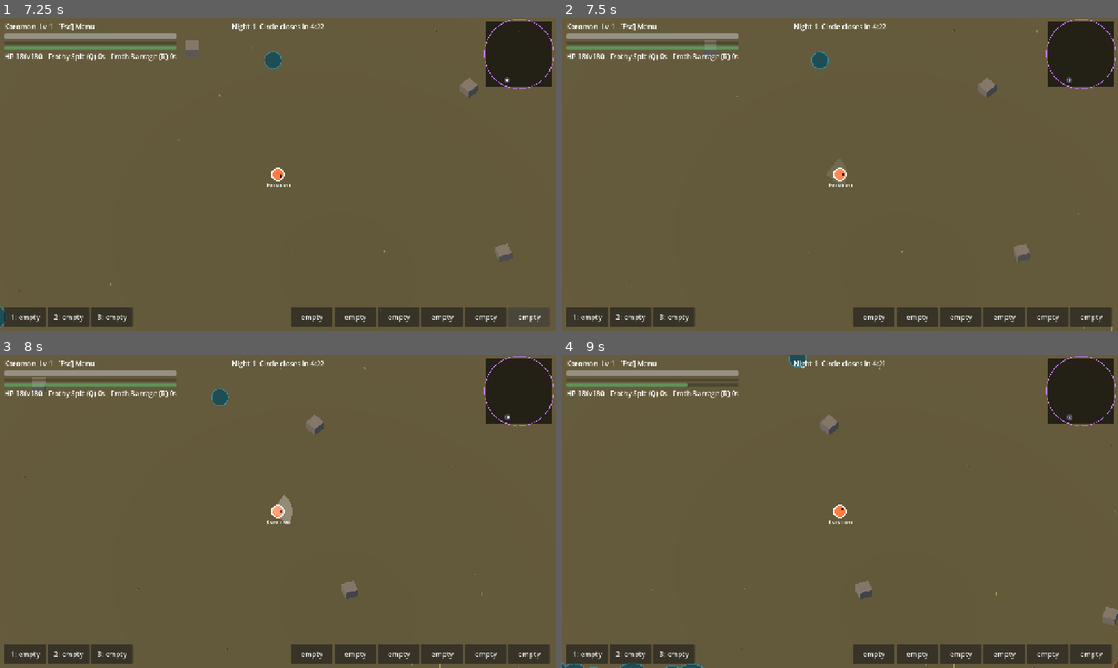
Above: before the commit, frames 1-4 (two rows, left to right).
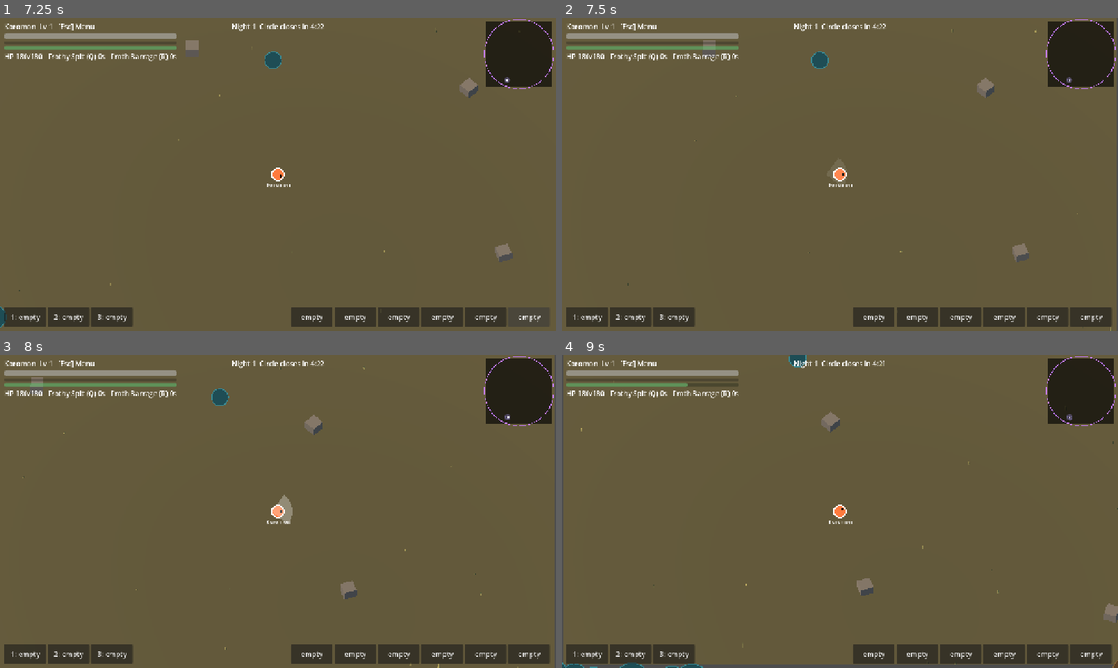
Above: after the commit, the same moments.

Repository: balaxguns/Digirogue-Coop
Game: Godot game, scene res://bugfixes-menu-down-update/scenes/run.tscn
Two runs of this game, one before a commit and one after it. Both use one fixed random seed, a clock stepped at 60 frames per second and the inputs below. This scene is started directly instead of the project's main scene.
Inputs (mouse positions are in pixels of both pictures, inside the frame that each line leads up to):
- Up to frame 1 (7.25 s): click "1: empty" at 0.5 s; click "2: empty" at 1.25 s; click "3: empty" at 2 s; click "empty" at 2.75 s; click "empty" at 3.5 s; click "empty" at 4.25 s; click "empty" at 5 s; click "empty" at 5.75 s; click "empty" at 6.5 s
- Up to frame 2 (7.5 s): tap Enter at 7.25 s; move the mouse to (962, 158) at 7.27 s; press the mouse at (962, 158) at 7.28 s; hold D (move_right) from 7.28 s (still down)
- Up to frame 3 (8 s): keep holding D (move_right)
- Up to frame 4 (9 s): release D (move_right) at 8 s; release the mouse at (962, 495) at 8 s; drag from (728, 527) to (812, 574) at 8.02 s; tap Space (dodge) at 8.75, 8.85 s; move the mouse to (895, 442) at 8.77 s; hold D (move_right) from 8.78 s (still down)

Frame 1 is identical in both runs. In frame 2, 0.2% of the frame differs, in the area x 11-100%, y 0-100%; in frame 3, 0.2%; in frame 4, 0.3%, in the area x 0-100%, y 0-100%.

Commit message:
Synchronize 3D terrain and 2D gameplay to actual camera center including edge clamping

Diff:
--- a/scripts/run.gd
+++ b/scripts/run.gd
@@ -90,7 +90,8 @@
 	if terrain_view.size != target:
 		terrain_view.size = target
 	terrain_camera.size = vp.y * TERRAIN_SCALE
-	terrain_camera.position = Vector3((P.pos.x - WORLD * 0.5) * TERRAIN_SCALE, 450.0, (P.pos.y - WORLD * 0.5) * TERRAIN_SCALE)
+	var center: Vector2 = cam.get_screen_center_position()
+	terrain_camera.position = Vector3((center.x - WORLD * 0.5) * TERRAIN_SCALE, 450.0, (center.y - WORLD * 0.5) * TERRAIN_SCALE)
 
 func nm() -> String:
 	return Data.ROSTER[P.line].stages[P.stage]
@@ -1144,11 +1145,12 @@
 func _draw() -> void:
 	if P.is_empty() or R.is_empty(): return
 	var vp := get_viewport_rect().size
-	var view := Rect2(P.pos - vp / 2.0 - Vector2(80, 80), vp + Vector2(160, 160))
+	var screen_center: Vector2 = cam.get_screen_center_position()
+	var view := Rect2(screen_center - vp / 2.0 - Vector2(80, 80), vp + Vector2(160, 160))
 	if R.mode == "night":
 		# The 3D orthographic terrain replaces the old flat colored biome tiles.
 		if terrain_view != null:
-			draw_texture_rect(terrain_view.get_texture(), Rect2(P.pos - vp * 0.5, vp), false)
+			draw_texture_rect(terrain_view.get_texture(), Rect2(screen_center - vp * 0.5, vp), false)
 		draw_arc(R.fc, 440.0, 0.0, TAU, 48, Color(0.7, 0.42, 1.0, 0.35), 3.0)
 		draw_arc(R.fc, 330.0, 0.0, TAU, 48, Color(0.7, 0.42, 1.0, 0.35), 3.0)
 		for a in areas: label(a.pos, a.n, 15, Color(1, 1, 1, 0.35))
